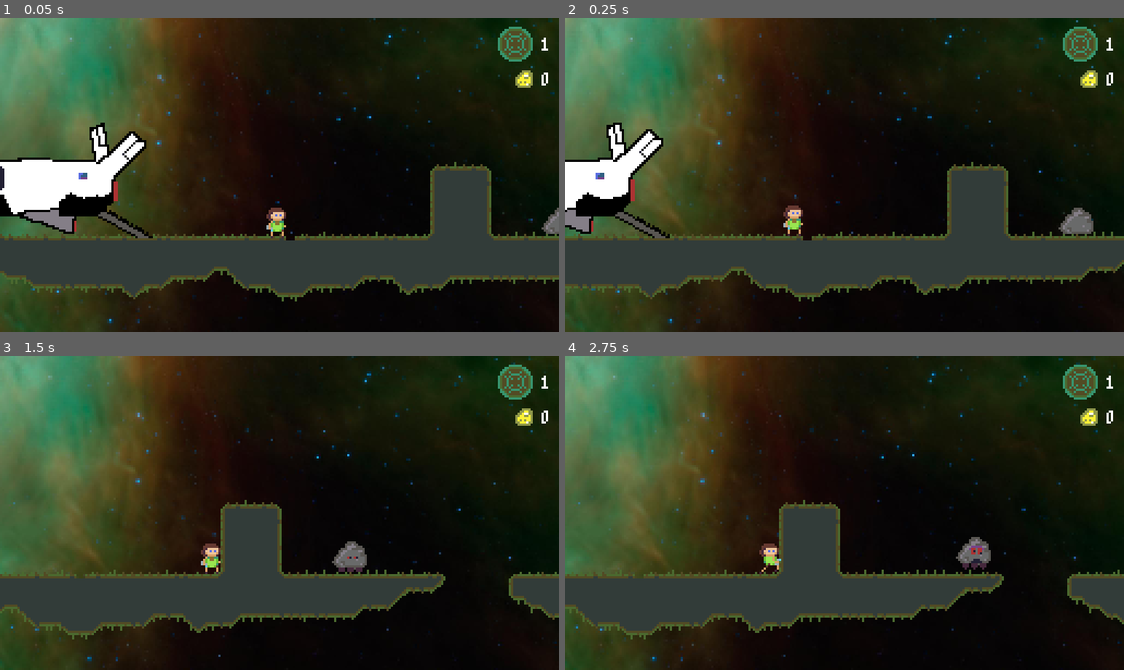
Above: before the commit, frames 1-4 (two rows, left to right).
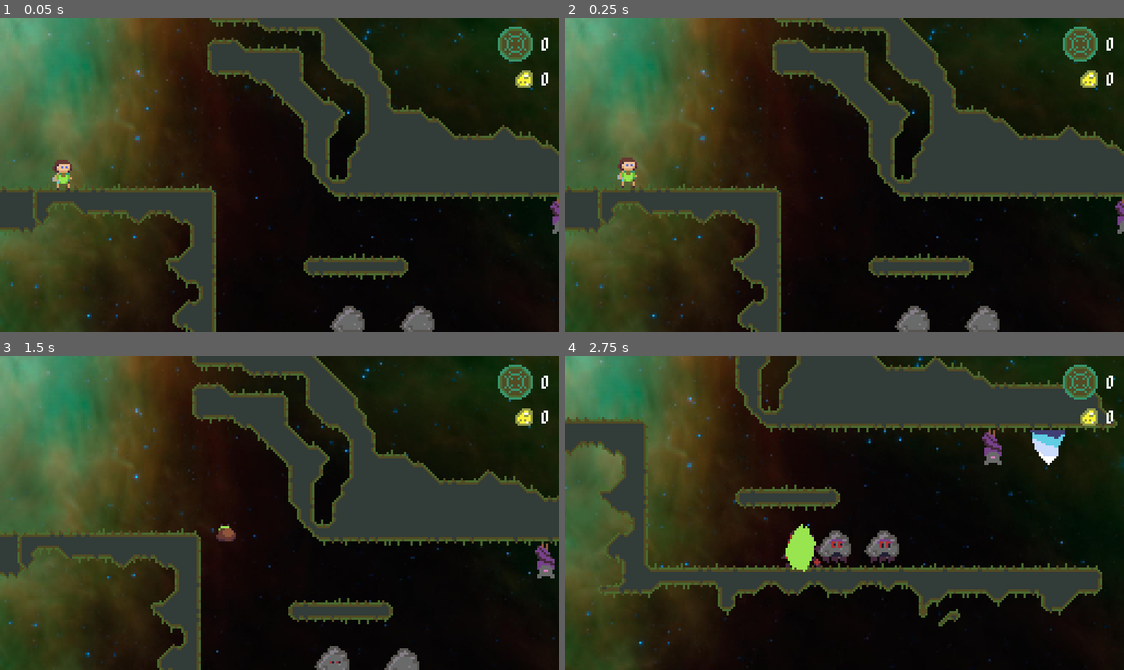
Above: after the commit, the same moments.

Repository: markopolojorgensen/github-gameoff-2020
Game: Godot game, scene res://game.tscn
The game is run twice, just before and just after one commit, with the same random seed, the same clock (stepped at 60 frames per second) and the same inputs. The engine's default icon, where the game draws it, is replaced by a stand-in: a white triangle on a blue panel in a dark square.
Inputs (mouse positions are in pixels of both pictures, inside the frame that each line leads up to):
- Up to frame 1 (0.05 s): no input
- Up to frame 2 (0.25 s): no input
- Up to frame 3 (1.5 s): tap Enter (ui_accept) at 0.5 s; move the mouse to (402, 497) at 0.52 s; hold Right (ui_right) 0.53-1.25 s; hold C (clear_room_wells) 0.53-1.25 s; click (402, 497) at 0.67 s; tap Space (jump) at 0.77 s; drag from (167, 528) to (251, 575) at 1.27 s
- Up to frame 4 (2.75 s): move the mouse to (900, 443) at 2.02 s; hold Right (ui_right) from 2.03 s (still down); hold Ctrl (player_hold_item) from 2.03 s (still down)

The runs differ from the first frame. In frame 1, 45% of the frame differs, in the area x 0-100%, y 0-100%; in frame 2, 41%; in frame 3, 36%; in frame 4, 35%.

Commit message:
finished up level 4

Diff:
--- a/hud/player_hud.tscn
+++ b/hud/player_hud.tscn
@@ -113,14 +113,15 @@
 }
 
 [node name="text_box" type="PanelContainer" parent="control"]
+visible = false
 anchor_left = 0.5
 anchor_top = 1.0
 anchor_right = 0.5
 anchor_bottom = 1.0
-margin_left = 28.0
-margin_top = 56.0
-margin_right = 188.0
-margin_bottom = 96.0
+margin_left = -80.0
+margin_top = -50.0
+margin_right = 80.0
+margin_bottom = -10.0
 rect_clip_content = true
 size_flags_vertical = 0
 __meta__ = {
--- a/levels/04/level_04.tscn
+++ b/levels/04/level_04.tscn
@@ -7,12 +7,9 @@
 [node name="level_04" type="Node2D"]
 
 [node name="l04r01" parent="." instance=ExtResource( 1 )]
+position = Vector2( -1150, 0 )
 
 [node name="l04r02" parent="." instance=ExtResource( 2 )]
-position = Vector2( 345, 0 )
+position = Vector2( -805, 0 )
 
 [node name="l04r03" parent="." instance=ExtResource( 3 )]
-position = Vector2( 1150, 0 )
-
-[node name="l04r04" parent="." instance=ExtResource( 3 )]
-position = Vector2( 1150, 0 )
--- a/levels/04/room_3.tscn
+++ b/levels/04/room_3.tscn
@@ -18,7 +18,7 @@
 tile_data = PoolIntArray( -1834876, 0, 196609, -1834875, 0, 3, -1834874, 0, 5, -1834873, 0, 4, -1834872, 0, 6, -1834871 …(33142 unchanged characters)…
 
 [node name="collision_shape_2d" type="CollisionShape2D" parent="room_start_area_2d" index="0"]
-position = Vector2( -2, -29 )
+position = Vector2( 1, -31 )
 shape = SubResource( 1 )
 
 [node name="collision_shape_2d" type="CollisionShape2D" parent="death_plane" index="0"]
@@ -32,26 +32,28 @@
 position = Vector2( -141, -87 )
 
 [node name="limit_right" parent="camera_limits" index="1"]
-position = Vector2( 333, -47 )
+position = Vector2( 467, -49 )
 
 [node name="limit_bottom" parent="camera_limits" index="2"]
-position = Vector2( 39, 76 )
+position = Vector2( 119, 49 )
 
 [node name="limit_top" parent="camera_limits" index="3"]
-position = Vector2( -28, -139 )
+position = Vector2( 26, -161 )
 
-[node name="enemy_spawner" parent="." index="9" instance=ExtResource( 2 )]
-position = Vector2( 137, 65 )
+[node name="plunger" parent="." index="9" instance=ExtResource( 5 )]
+position = Vector2( 516, 67 )
 
-[node name="enemy_spawner2" parent="." index="10" instance=ExtResource( 2 )]
-position = Vector2( 148, 65 )
+[node name="bat_spawner" parent="." index="10" instance=ExtResource( 3 )]
+position = Vector2( 228, 11 )
+bat_path = "eight"
+repetitions = 2
+
+[node name="spike_spawner" parent="." index="11" instance=ExtResource( 4 )]
+position = Vector2( 253, 11 )
+
+[node name="enemy_spawner" parent="." index="12" instance=ExtResource( 2 )]
+position = Vector2( 130, 64 )
+
+[node name="enemy_spawner2" parent="." index="13" instance=ExtResource( 2 )]
+position = Vector2( 162, 64 )
 starting_direction = "right"
-
-[node name="bat_spawner" parent="." index="11" instance=ExtResource( 3 )]
-position = Vector2( 222, 10 )
-
-[node name="spike_spawner" parent="." index="12" instance=ExtResource( 4 )]
-position = Vector2( 251, 10 )
-
-[node name="plunger" parent="." index="13" instance=ExtResource( 5 )]
-position = Vector2( 516, 67 )
--- a/levels/room.gd
+++ b/levels/room.gd
@@ -33,7 +33,6 @@
 			print("%s has no camera limits!" % name)
 
 func respawn_player_in_last_room(body):
-	# we only want the player to respawn at the spawn point, not any other enemies!
 	if "is_player" in body:
 		var player_death_fx = player_death_fx_scene.instance()
 		add_child(player_death_fx)
@@ -56,4 +55,3 @@
 		print("Body %s: has died" % body.name)
 		body.queue_free()
 	# TODO: expand the death plane to enemies? and then free them when they die?
-	# I'll have to ask Jorg about if godot will clear enemies or not.
Not shown: 2 places in levels/04/room_1.tscn that only renumber resources
